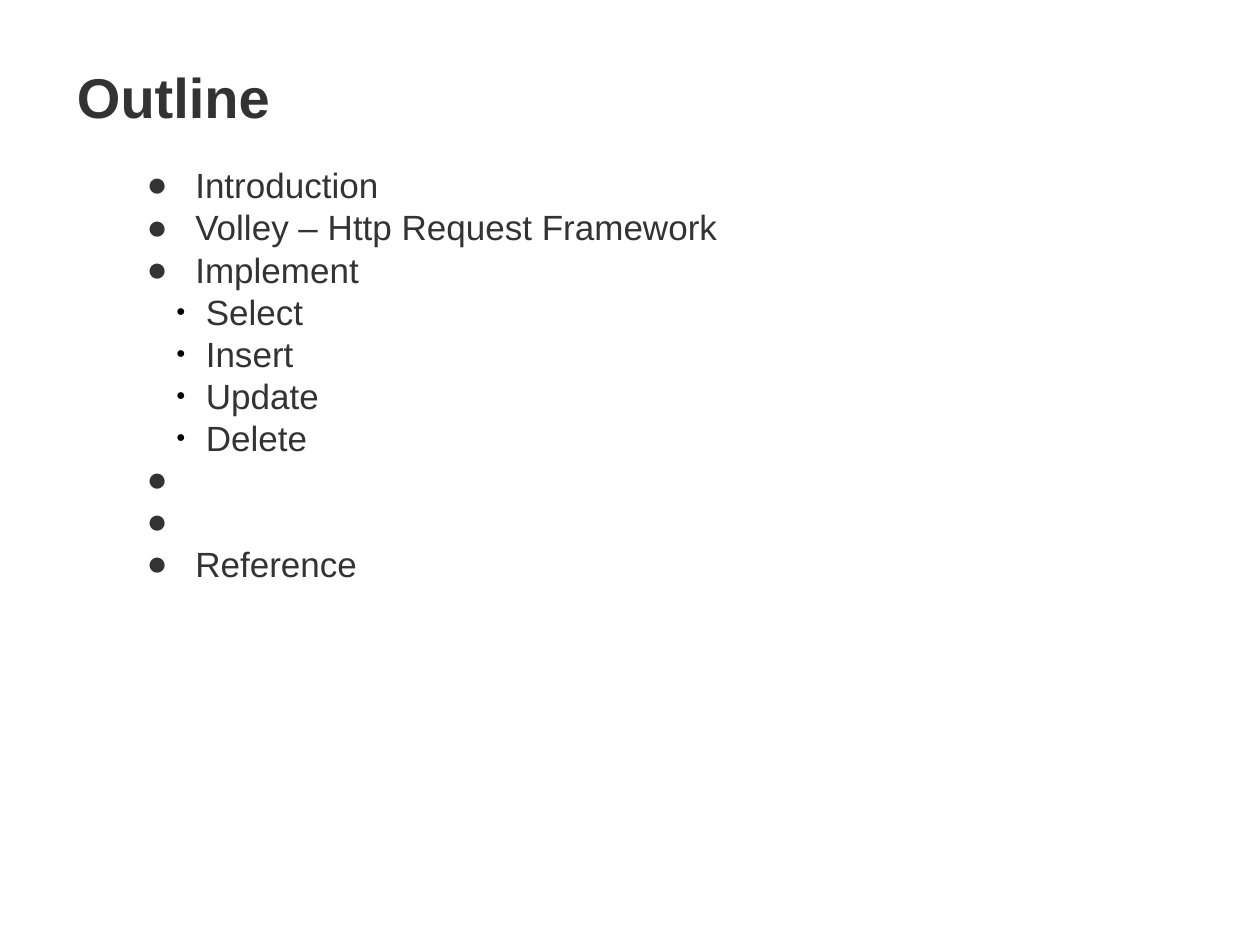
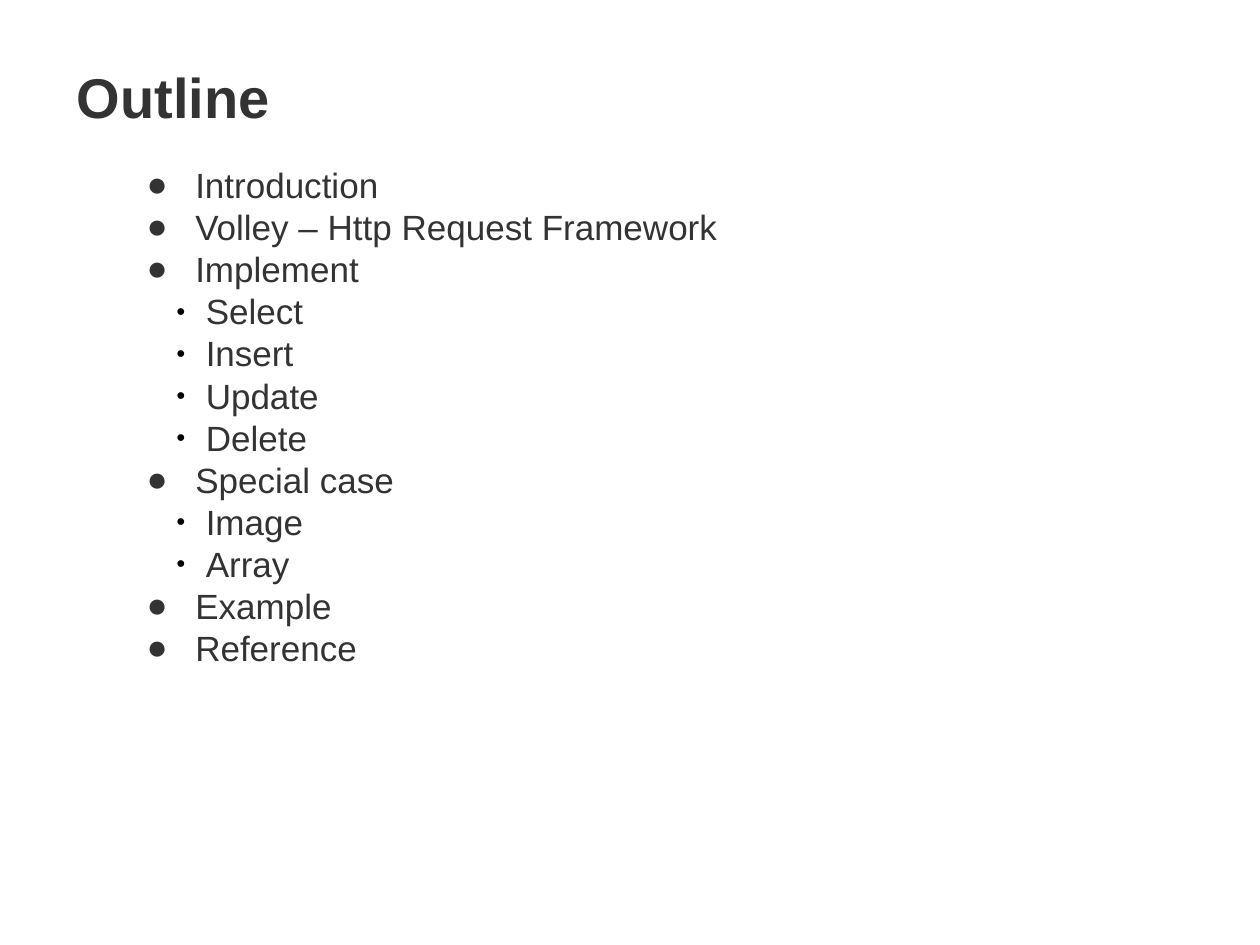
Before and after one commit to arcchang1236/Android_Volley_tutorial, a slide deck: slide 2 of Android-PHP-from-mysql_Arc.pptx. Drawn at 1260x945 pixels with LibreOffice and Linux fonts; fonts in the diff are those of the drawing; background and template pictures are left out. Boxes give left, top, right and bottom in pixels: in the first picture for what was removed or moved away, otherwise in the second. Text is boxed around its words. In the diff, an @@ line names an element or a change of style, - is before the commit and + after.

Commit message:
update ppt: special case; update README: permisson

```diff
--- a/Android-PHP-from-mysql_Arc.pptx
+++ b/Android-PHP-from-mysql_Arc.pptx
@@ text at box(195, 467, 394, 625): paragraphs added @@
+● Special case
+  ● Image
+  ● Array
+● Example
```
Also in this commit, not shown: 1 other slide changed, 5 slides added, 1 other file.
